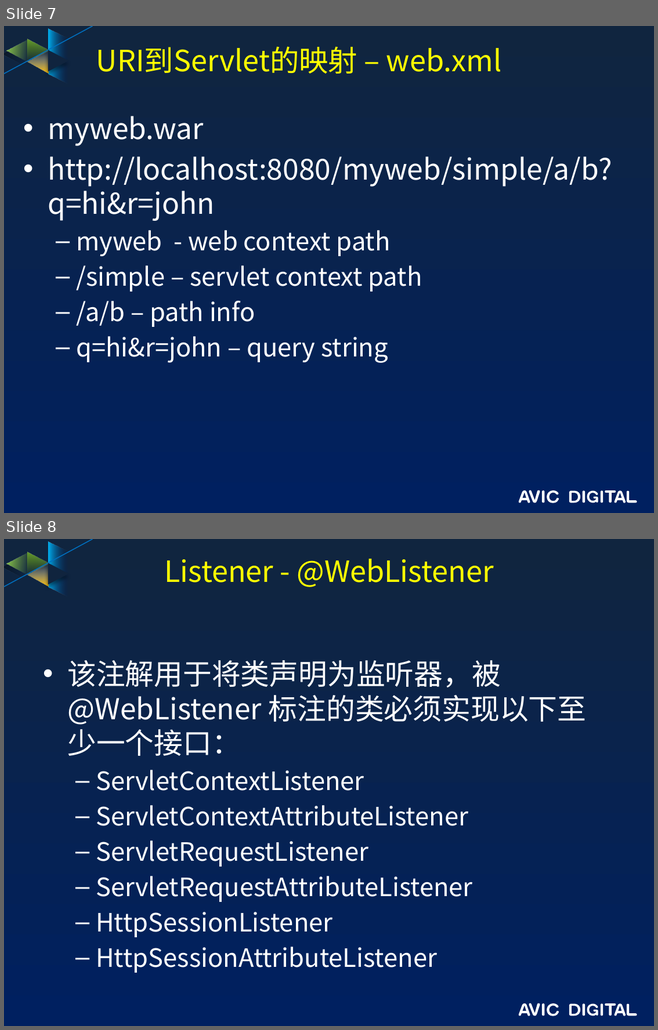
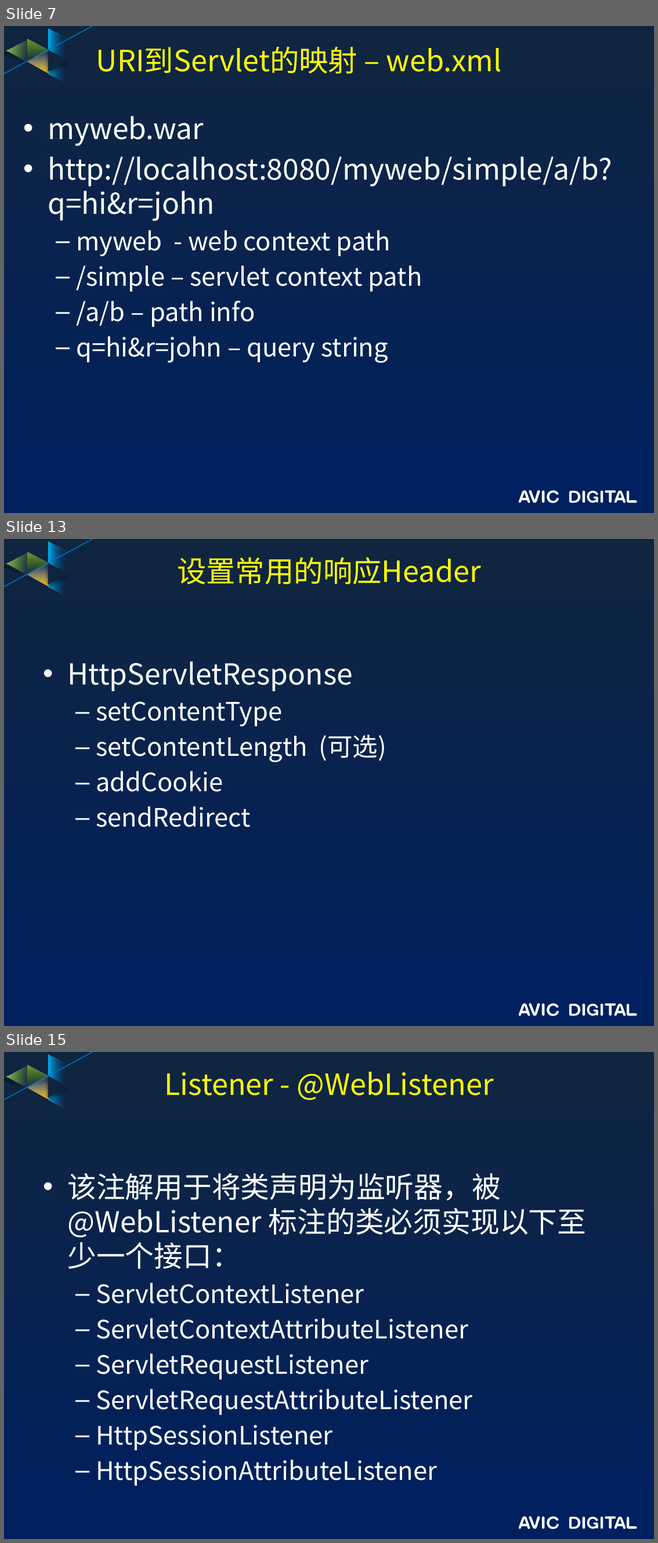
Before and after one commit to guofengzh/java-way, a slide deck: spring/docs/02-servlet-basic.pptx. Shown one above the other, each under a label of ours: slides 7 and 8 before the commit, slides 7, 13 and 15 after it; the slides between them are not shown. The pictures are 658x1030 and 658x1543 pixels, drawn with LibreOffice and Linux fonts; fonts in the diff are those of the drawing; background and template pictures are left out. Boxes give left, top, right and bottom in pixels: in the first picture for what was removed or moved away, otherwise in the second. Text is boxed around its words. In the diff, an @@ line names an element or a change of style, - is before the commit and + after.

```diff
--- a/spring/docs/02-servlet-basic.pptx
+++ b/spring/docs/02-servlet-basic.pptx
@@ slide 13 added at bbox=[4, 539, 654, 1026], background gradient #10253F to #002060; not listed: 17 template elements that a slide beside it also shows @@
@@ title added at bbox=[177, 557, 481, 584], 32.4 pt, text #FFFF00 @@
+设置常用的响应Header
@@ text added at bbox=[67, 661, 386, 827], 28 pt, text #FFFFFF @@
+• HttpServletResponse
+  – setContentType
+  – setContentLength (可选)
+  – addCookie
+  – sendRedirect
@@ what was slide 8 is now slide 15 @@
```
Also in this commit, not shown: 6 other slides added.
